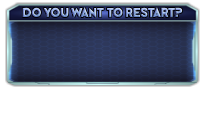
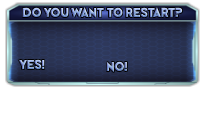
Layered file, before and after one edit (205x130). Changes by layer:
added layer "No!" above "Yes!" over [106, 61, 127, 73]
added layer "Yes!" above "Do you want to restart?" over [19, 59, 45, 70]
